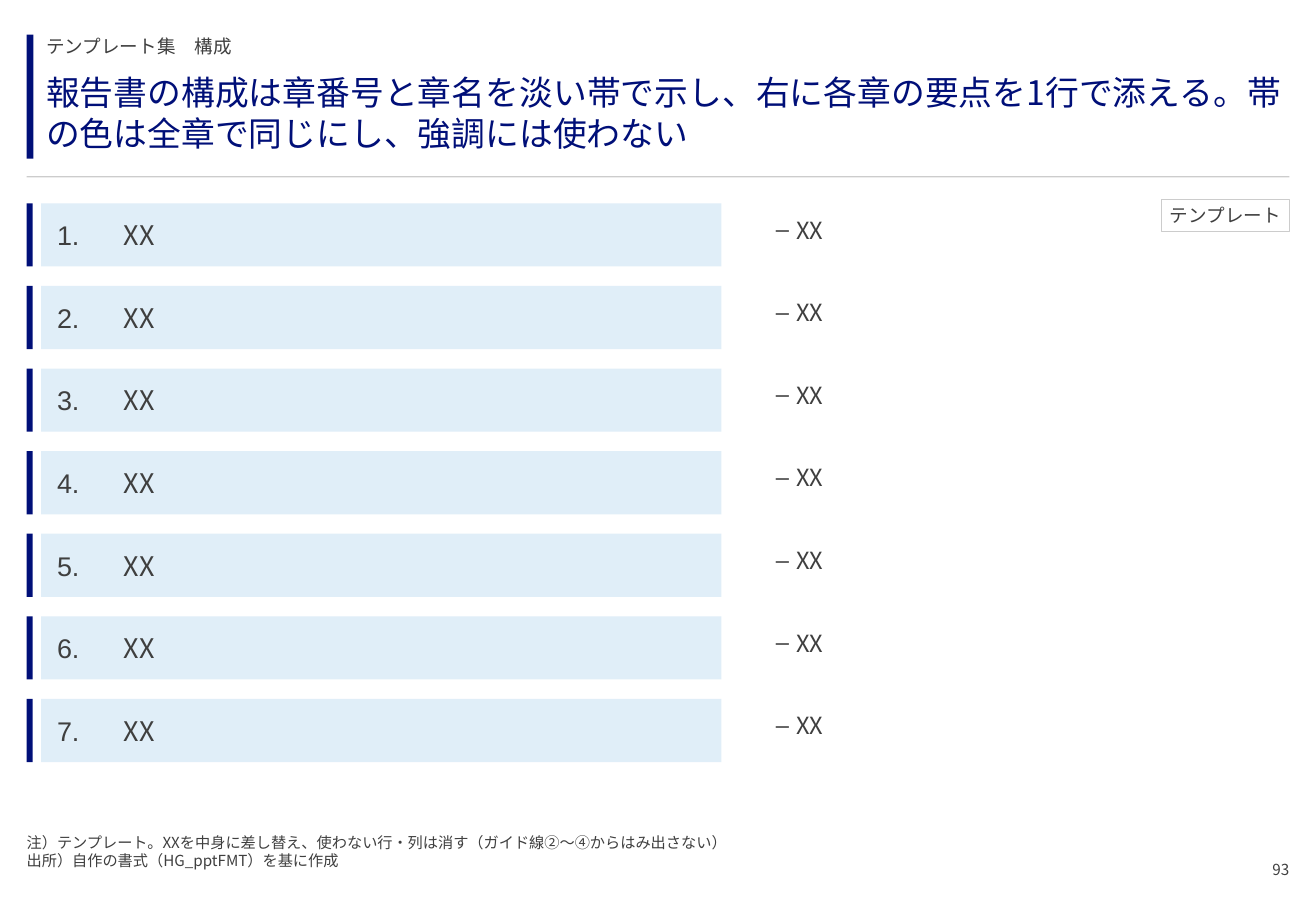
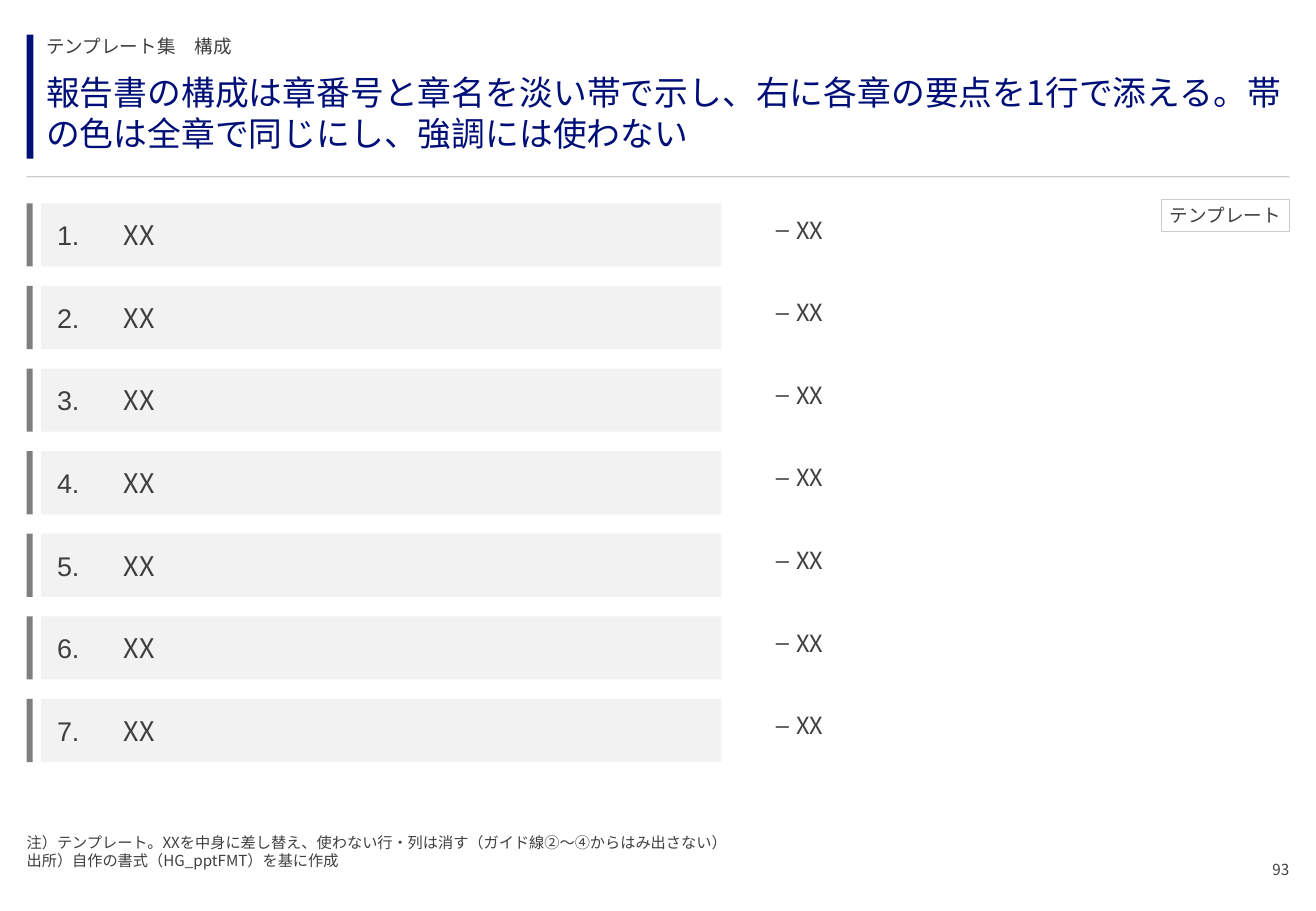
Before and after one commit to GontaHH/slide_builder, a slide deck: slide 93 of patterns/pattern-deck.pptx. Drawn at 1316x911 pixels with LibreOffice and Linux fonts; fonts in the diff are those of the drawing. Boxes give left, top, right and bottom in pixels: in the first picture for what was removed or moved away, otherwise in the second. Text is boxed around its words. In the diff, an @@ line names an element or a change of style, - is before the commit and + after.

```diff
--- a/patterns/pattern-deck.pptx
+++ b/patterns/pattern-deck.pptx
@@ fill #000F78 to #7F7F7F in 7 elements at bbox=[27, 203, 33, 266], bbox=[27, 286, 33, 349], bbox=[27, 368, 33, 431], bbox=[27, 451, 33, 514], bbox=[27, 533, 33, 597], bbox=[27, 616, 33, 679], bbox=[27, 699, 33, 762] @@
@@ fill #E0EEF8 to #F2F2F2 in 7 elements at bbox=[41, 203, 722, 266], bbox=[41, 286, 722, 349], bbox=[41, 368, 722, 431], bbox=[41, 451, 722, 514], bbox=[41, 533, 722, 597], bbox=[41, 616, 722, 679], bbox=[41, 699, 722, 762] @@
```
Also in this commit, not shown: 78 other slides changed, 16 other files.
